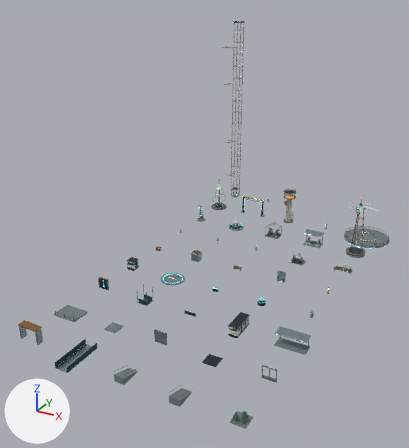
One commit to the Blender file assets/system-world/production/aurago-world-2.blend: the scene before it, then after it.
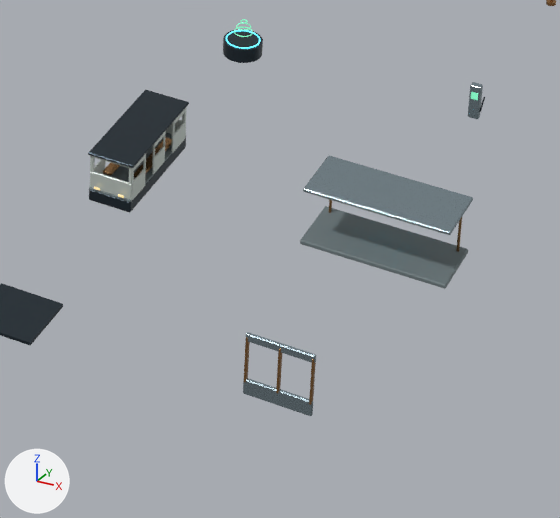
The first picture shows the older version from a 50 mm lens placed at (104.9, -91.7, 92.4), pointed at (26.6, 50.6, 21.3). The close-ups show the older and then the newer version on the part from 51% to 81% of the width and 65% to 90% of the height of that picture. Only the edits that show in the close-ups are written down. Lighting does not change. The marker at lower left points along +X, +Y and +Z.

The first close-up shows 'structure.008', 'structure.009', 'structure.013', 'structure.014', 'structure.018' and 4 more.
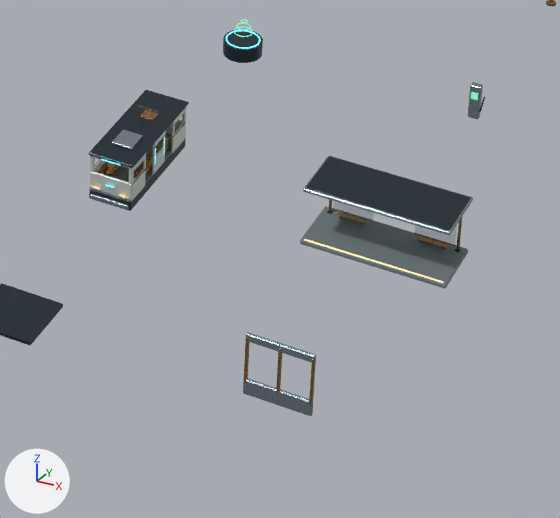
The change, as a diff of the scene's bpy script:
```diff
--- a/assets/system-world/production/aurago-world-2.blend.py
+++ b/assets/system-world/production/aurago-world-2.blend.py
@@ me_tram_structure @@
 # used by ob_structure_013; parent = ob_tram_lod0; location = (0.0, 0.0, 0.0)
-me_tram_structure.from_pydata(...)  # 744 vertices, 806 faces; spans x -1.5..1.5, y -4.12..4.0, z 0.0..3.39
+me_tram_structure.from_pydata(...)  # 1688 vertices, 1314 faces; spans x -1.48..1.48, y -4.06..4.06, z 0.02..4.0
+# me_tram_structure part 1: the loose piece of 24 vertices spanning x -1.4..1.4, y -4.0..4.0, z 0.0..0.8 is scaled about its middle by (0.993, 0.99, 0.89), then moved by (0.0, 0.0, 0.04)
+# me_tram_structure part 2: the loose piece of 24 vertices spanning x -1.41..-1.29, y -3.8..-1.96, z 2.8..3.25 is copied, and the copy is scaled about its middle by (0.878, 0.79, 0.809), then moved by (0.19, 0.33, -1.47), in mat_city_bronze (brown #a87c4c); it spans x -1.21..-1.11, y -3.28..-1.82, z 1.38..1.74
+# me_tram_structure part 3: the loose piece of 24 vertices spanning x -1.5..1.5, y -4.0..4.0, z 3.21..3.39 is rebuilt with 24 vertices and now spans x -1.48..1.48, y -4.0..4.0, z 3.21..3.39
+# me_tram_structure part 4: 392 vertices added at x -1.28..1.28, y 1.0..4.06, z 0.02..4.0
+# me_tram_structure part 5: 344 vertices added at x -1.28..1.28, y -4.06..3.1, z 0.02..3.52
+# other edits to the shape of me_tram_structure do not show in these pictures
 me_tram_structure.materials.append(mat_city_graphite)
@@ me_tram_structure @@
 me_tram_structure.materials.append(mat_city_ivory)
+me_tram_structure.materials.append(mat_city_titanium)  # grey #90a2aa
+me_tram_structure.materials.append(mat_city_warm)  # orange #d38e45, glowing orange #d38e45
+me_tram_structure.materials.append(mat_city_cyan)  # cyan #55d0e7, glowing cyan #55d0e7
@@ me_station_structure @@
 # used by ob_structure_014; parent = ob_station_lod0; location = (0.0, 0.0, 0.0)
-me_station_structure.from_pydata(...)  # 120 vertices, 130 faces; spans x -4.5..4.5, y -2.0..2.0, z 0.0..3.91
+me_station_structure.from_pydata(...)  # 408 vertices, 402 faces; spans x -4.5..4.5, y -2.0..2.0, z 0.0..3.95
+# me_station_structure part 6: a new loose piece, a box spanning x -3.8..-1.3, y 1.5..1.54, z 0.6..2.7, in mat_city_garden_glass (cyan #76adaa)
+# me_station_structure part 7: a new loose piece, a box spanning x 1.3..3.8, y 1.5..1.54, z 0.6..2.7, in mat_city_garden_glass (cyan #76adaa)
+# me_station_structure part 8: the loose piece of 24 vertices spanning x -4.5..4.5, y -2.0..2.0, z 0.0..0.3 is copied, and the copy is scaled about its middle by (0.188, 0.0819, 0.189), then moved by (-2.55, 1.22, 0.39), in mat_city_bronze (brown #a87c4c); it spans x -3.4..-1.7, y 1.05..1.39, z 0.51..0.57
+# me_station_structure part 9: the loose piece of 24 vertices spanning x -4.5..4.5, y -2.0..2.0, z 0.0..0.3 is copied, and the copy is scaled about its middle by (0.188, 0.0819, 0.189), then moved by (2.55, 1.22, 0.39), in mat_city_bronze (brown #a87c4c); it spans x 1.7..3.4, y 1.05..1.39, z 0.51..0.57
+# me_station_structure part 10: a new loose piece of 24 vertices spanning x -4.4..4.4, y -1.85..1.85, z 3.89..3.95, in mat_city_graphite (dark blue #323e46)
+# me_station_structure part 11: 8 vertices added at x -4.3..4.3, y -1.9..-1.74, z 0.3..0.31
+# other edits to the shape of me_station_structure do not show in these pictures
 me_station_structure.materials.append(mat_city_stone)
@@ me_station_structure @@
 me_station_structure.materials.append(mat_city_cyan)
+me_station_structure.materials.append(mat_city_ivory)  # beige #e7ce99, glowing beige #e7ce99
+me_station_structure.materials.append(mat_city_graphite)  # dark blue #323e46
+me_station_structure.materials.append(mat_city_garden_glass)  # cyan #76adaa
```

Changed parts and their boxes (x1, y1, x2, y2) in the close-ups (560 x 518 px; the box of a moved part takes in the faces that stretch with it):
'structure.013', reshaped
    before: (88, 90, 189, 212)
    after: (89, 90, 189, 211)
part 1 of me_tram_structure, moved or reshaped
    before: (89, 138, 186, 212)
    after: (89, 138, 186, 211)
part 2 of me_tram_structure, added
    after: (97, 162, 109, 173)
part 3 of me_tram_structure, rebuilt
    before: (88, 90, 189, 168)
    after: (89, 90, 189, 168)
part 4 of me_tram_structure, added (mostly hidden)
    after: (138, 106, 162, 146)
part 5 of me_tram_structure, added
    after: (90, 130, 143, 210)
part 6 of me_station_structure, added
    after: (333, 201, 374, 220)
part 7 of me_station_structure, added
    after: (414, 225, 457, 245)
part 8 of me_station_structure, added
    after: (337, 212, 366, 224)
part 9 of me_station_structure, added
    after: (418, 237, 448, 248)
part 10 of me_station_structure, added
    after: (305, 156, 471, 231)
part 11 of me_station_structure, added
    after: (304, 239, 444, 283)
